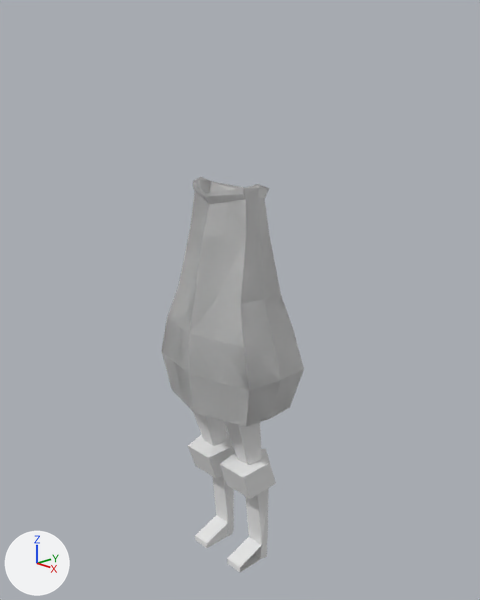
An edit to the Blender file girl animate.blend, drawn before and after from the same camera.
Camera for both pictures: a 50 mm camera at (3.28, -2.96, 3.38) aimed at (0.04, 0.09, 2.02). Every picture has the same lights, and +X, +Y and +Z are marked at lower left.
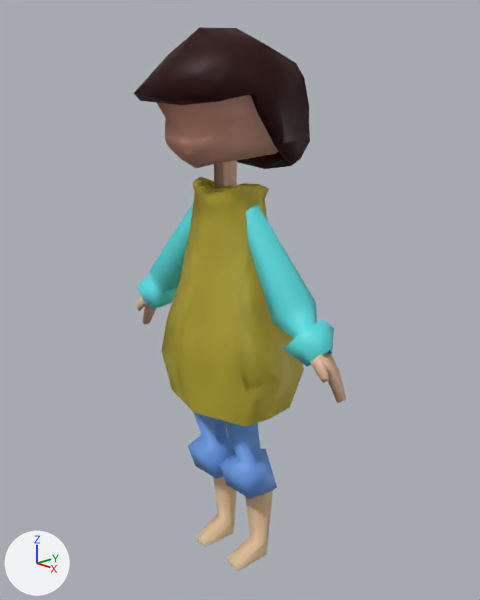
Boxes (x1, y1, x2, y2) around the edits, measured in the pictures (480 x 600 px):
'hairs', added: after (134, 27, 310, 169)
'arms', added (cyan): after (137, 190, 334, 366)
'Cylinder', deleted: before (188, 412, 276, 572)
'head', added: after (157, 95, 279, 168)
'pants', added (blue): after (188, 412, 277, 499)
'legs', added (beige): after (196, 476, 273, 571)
'Cube.001', added (beige): after (137, 160, 346, 403)
part 1 of me_cube_001, added: after (194, 177, 256, 192)
part 2 of me_cube_001, recoloured (grey to yellow): (161, 181, 304, 427) in both

The change, as a diff of the scene's bpy script:
```diff
--- a/girl animate.blend.py
+++ b/girl animate.blend.py
@@ mat_material_001 @@
+mat_material_001 = principled_material('Material.001')
+mat_material_001.base_color = (0.8, 0.66, 0.0725)  # yellow #e7d44c
@@ me_cube_001 @@
-me_cube_001.from_pydata(...)  # 48 vertices, 35 faces; spans x -0.5..0.0, y -0.35..0.39, z 1.28..2.86
+me_cube_001.from_pydata(...)  # 72 vertices, 55 faces; spans x -0.5..0.0, y -0.35..0.39, z 1.28..2.86
+# me_cube_001 part 1
+# 24 vertices are added at x -0.18..0.0, y -0.16..0.18, z 2.71..2.85
+# 20 new faces join them
+# me_cube_001 part 2: 35 faces spanning x -0.5..0.0, y -0.35..0.39, z 1.28..2.86 switch from no material to mat_material_001 (yellow #e7d44c)
@@ ob_cylinder @@
-ob_cylinder = bpy.data.objects.new('Cylinder', me_cylinder_003)
@@ ob_legs @@
+ob_legs = bpy.data.objects.new('legs', me_cylinder_002)  # 25 vertices, 20 faces; spans x -1.13..1.12, y -0.92..2.54, z -11.16..-5.59; in mat_material_008 (beige #e7c59c); modifiers MIRROR
+ob_legs.location = (0.19, -0.026, 1.203)
+ob_legs.scale = (0.108, 0.108, 0.108)
@@ ob_hairs @@
+ob_hairs = bpy.data.objects.new('hairs', me_cube_004)  # 34 vertices, 23 faces; spans x -0.406..0.0, y -0.469..0.439, z 2.942..3.743; in mat_material_005 (dark red #3c0705); modifiers MIRROR, MIRROR, SOLIDIFY
+ob_hairs.location = (0.0, 0.0, 0.0)
@@ ob_head @@
+ob_head = bpy.data.objects.new('head', me_cube_003)  # 72 vertices, 61 faces; spans x -0.319..0.0, y -0.37..0.372, z 2.949..3.724; in mat_material_006 (beige #f7b99f); modifiers MIRROR, MIRROR
+ob_head.location = (0.0, 0.0, 0.0)
@@ ob_arms @@
+ob_arms = bpy.data.objects.new('arms', me_cylinder_001)  # 25 vertices, 20 faces; spans x 0.51..6.81, y -1.41..1.72, z 5.51..14.55; in mat_material_002 (cyan #5be4e7); modifiers MIRROR
+ob_arms.location = (0.19, -0.026, 1.203)
+ob_arms.scale = (0.108, 0.108, 0.108)
@@ ob_cube_001 @@
+ob_cube_001 = bpy.data.objects.new('Cube.001', me_cube_002)  # 39 vertices, 32 faces; spans x -26.0..4.7, y -1.8..1.4, z -2.6..2.2; in mat_material_003 (beige #e7bc9e); modifiers MIRROR
+ob_cube_001.location = (0.891, 0.0, 1.859)
+ob_cube_001.rotation_euler = (0.0, 0.864, 0.0)  # degrees (0, 50, 0)
+ob_cube_001.scale = (0.0574, 0.0574, 0.0574)
@@ ob_pants @@
+ob_pants = bpy.data.objects.new('pants', me_cylinder_003_1)  # 30 vertices, 25 faces; spans x -1.44..1.44, y -1.28..2.74, z -5.79..1.11; in mat_material_007 (blue #689ce7); modifiers MIRROR
+ob_pants.location = (0.19, -0.026, 1.203)
+ob_pants.scale = (0.108, 0.108, 0.108)
```
